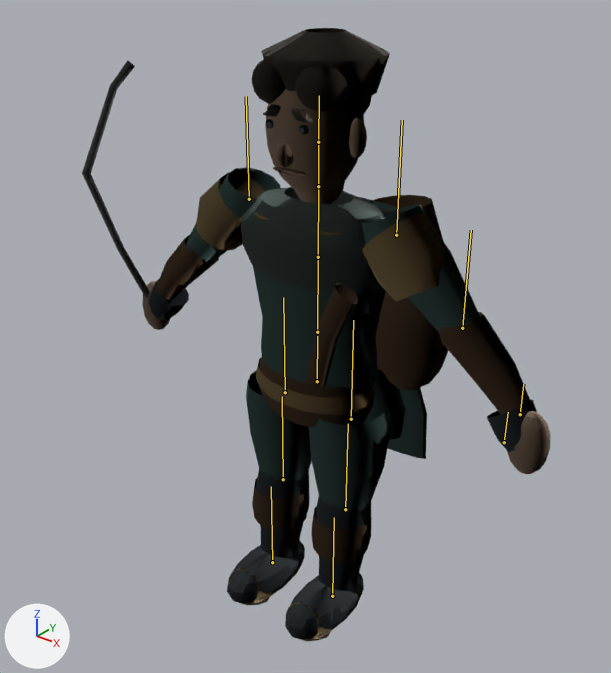
A saved change to the glTF model assets/shared/humanoid-archer.glb.
Camera for both pictures: a 50 mm camera at (1.83, -2.36, 2.68) aimed at (-0.2, 0.18, 1.1). Every picture has the same lights, and +X, +Y and +Z are marked at lower left. The first picture is the older version. The bones that change, and the others that lie on the model, are drawn over the model as lines.

Names of what the first picture shows: 'SkinnedActor'.
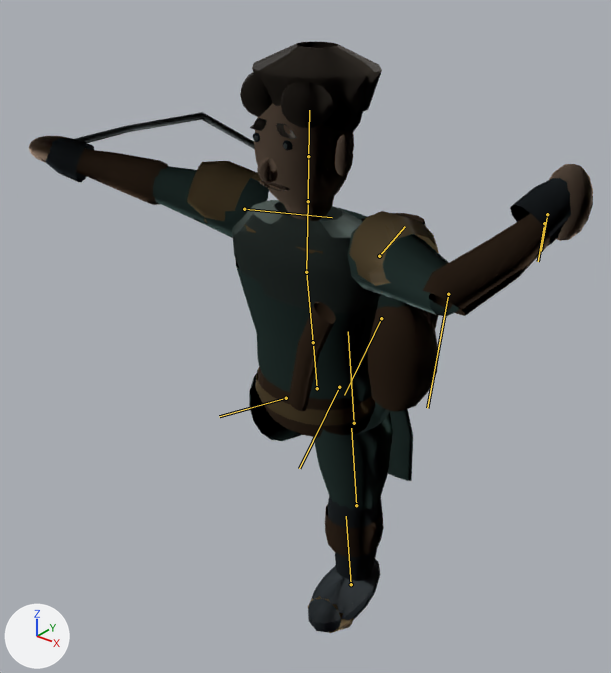
The newer file adds an action. The first version stands in its rest pose; the second is drawn at frame 10 of the action 'ARCHER_KNEEL_FOCUS'.

Pixel boxes (x1, y1, x2, y2) of what changed, in the pictures (611 x 673 px):
'SkinnedActor', posed (20% wider): before (82, 28, 550, 641); after (29, 42, 593, 633)
bone 'Hips', root to tip: before (317, 381) to (317, 336); after (317, 388) to (313, 346)
bone 'Chest', root to tip: before (318, 257) to (318, 186); after (306, 272) to (308, 201)
bone 'Shoulder_L', root to tip: before (249, 199) to (246, 96); after (244, 209) to (332, 217)
bone 'Shoulder_R', root to tip: before (396, 235) to (402, 120); after (379, 256) to (405, 226)
bone 'Elbow_R', root to tip: before (462, 328) to (471, 230); after (448, 294) to (427, 408)
bone 'UpperLeg_L', root to tip: before (285, 392) to (283, 297); after (286, 398) to (219, 416)
bone 'Knee_L', root to tip: before (283, 479) to (282, 396); after (339, 387) to (299, 468)

The edits, one by one:
Bone 'Hips' (bone_hips) moves from (0.0, 0.0, 0.0) to (0.0, -0.031, 0.0).
Bone 'Hips' (bone_hips) turns from (0, 0, 0) to (8, 3, 0) degrees about its own x, y and z.
Bone 'Chest' (bone_chest) turns from (0, 0, 0) to (-8, -9, 0) degrees about its own x, y and z.
Bone 'Shoulder_L' (bone_shoulder_l) turns from (0, 0, 0) to (-102, -21, 0) degrees about its own x, y and z.
Bone 'Shoulder_R' (bone_shoulder_r) turns from (0, 0, 0) to (-93, 26, 0) degrees about its own x, y and z.
Bone 'Elbow_R' (bone_elbow_r) turns from (0, 0, 0) to (-122, 0, 0) degrees about its own x, y and z.
Bone 'UpperLeg_L' (bone_upperleg_l) turns from (0, 0, 0) to (67, 0, 0) degrees about its own x, y and z.
Bone 'Knee_L' (bone_knee_l) turns from (0, 0, 0) to (57, 0, 0) degrees about its own x, y and z.
